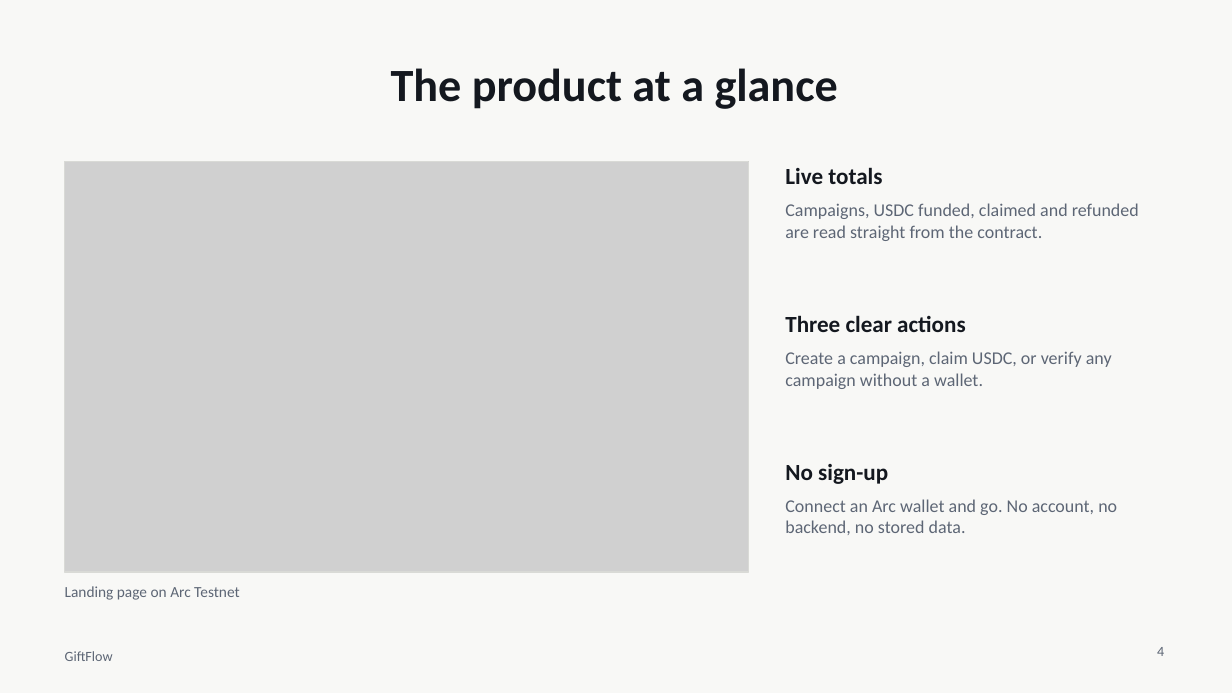
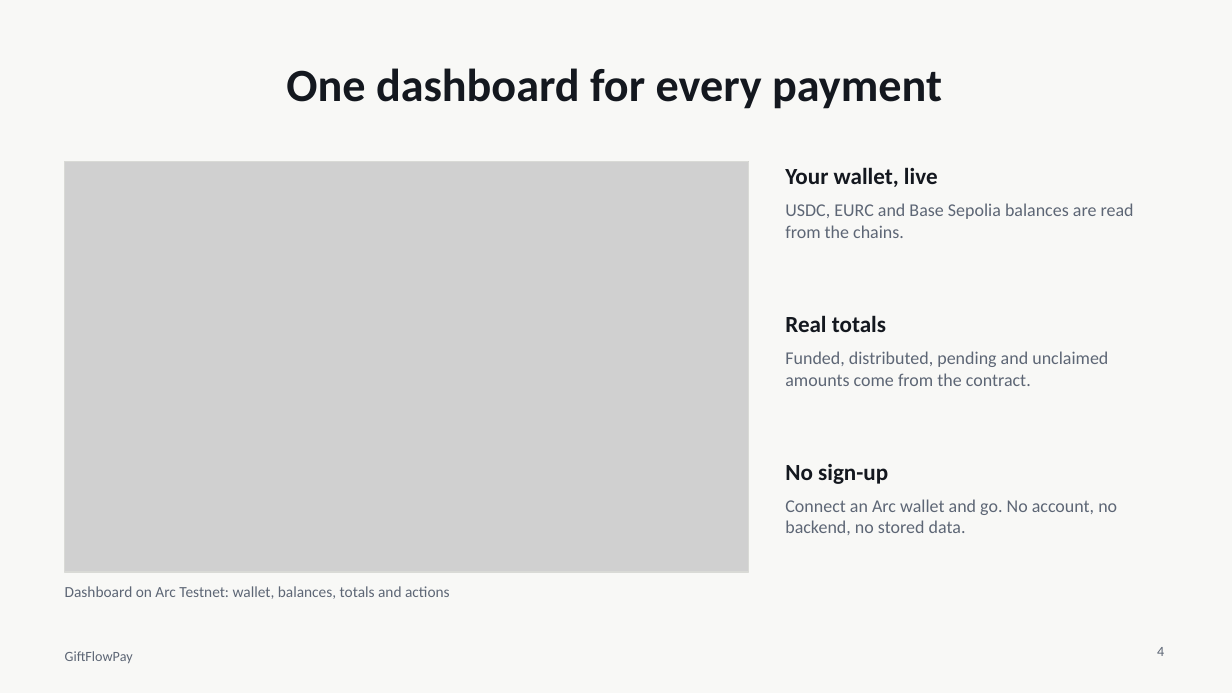
Before and after one commit to sadikul880/giftflowpay-by-arc, a slide deck: slide 4 of docs/presentation/GiftFlow-presentation.pptx. Drawn at 1232x693 pixels with LibreOffice and Linux fonts; fonts in the diff are those of the drawing; grey boxes stand for pictures. Boxes give left, top, right and bottom in pixels: in the first picture for what was removed or moved away, otherwise in the second. Text is boxed around its words. In the diff, an @@ line names an element or a change of style, - is before the commit and + after.

```diff
--- a/docs/presentation/GiftFlow-presentation.pptx
+++ b/docs/presentation/GiftFlow-presentation.pptx
@@ title at (286, 68, 942, 109): text changed @@
-The product at a glance
+One dashboard for every payment
@@ text at (785, 167, 938, 187): text changed @@
-Live totals
+Your wallet, live
@@ text at (785, 203, 1134, 238): text changed @@
-Campaigns, USDC funded, claimed and refunded are read straight from the contract.
+USDC, EURC and Base Sepolia balances are read from the chains.
@@ text at (785, 315, 886, 332): text changed @@
-Three clear actions
+Real totals
@@ text at (785, 351, 1108, 386): text changed @@
-Create a campaign, claim USDC, or verify any campaign without a wallet.
+Funded, distributed, pending and unclaimed amounts come from the contract.
@@ text at (65, 586, 450, 599): text changed @@
-Landing page on Arc Testnet
+Dashboard on Arc Testnet: wallet, balances, totals and actions
@@ text at (65, 651, 133, 663): text changed @@
-GiftFlow
+GiftFlowPay
```
Also in this commit, not shown: 13 other slides changed, 2 slides added, 1 slide removed, 39 other files.
